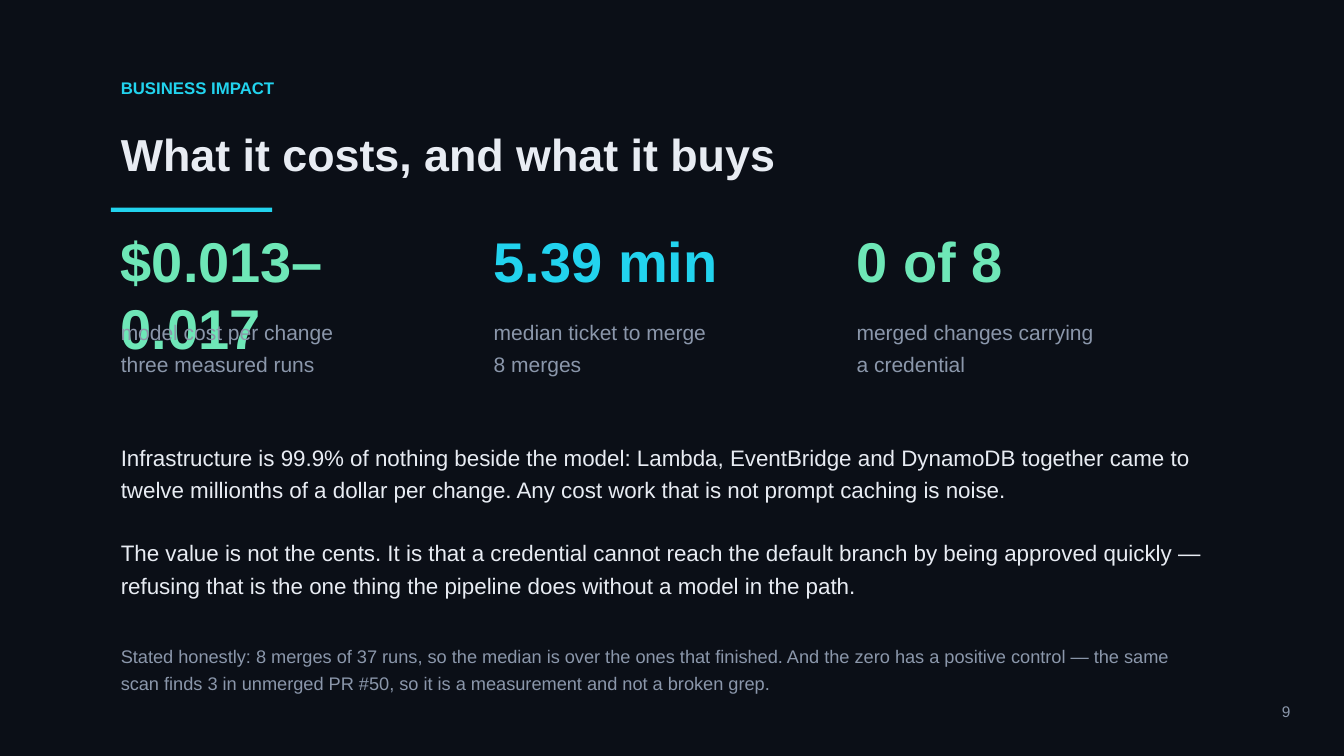
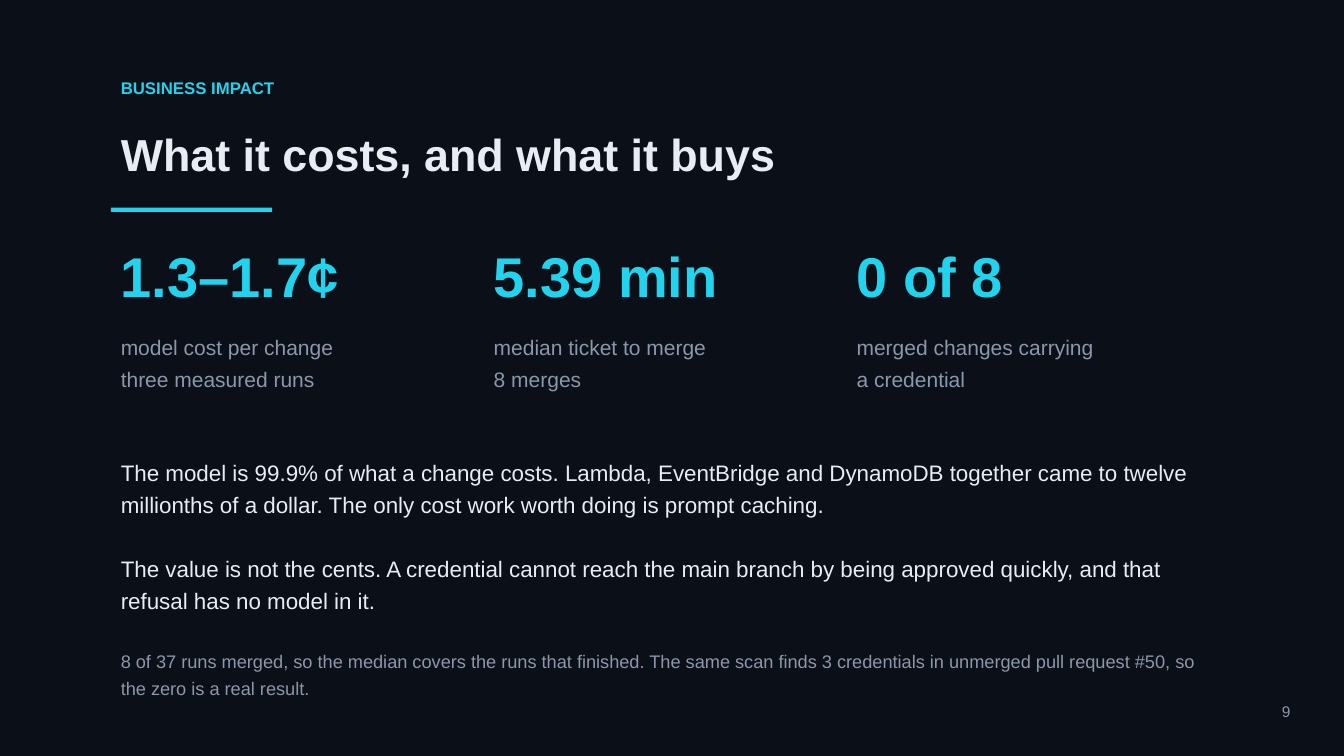
Before and after one commit to mohamedsorour1998/technical-presentations, a slide deck: slide 9 of talks/devops-hackathon-final/pitch/TheAgentOrg-Final.pptx. Drawn at 1344x756 pixels with LibreOffice and Linux fonts; fonts in the diff are those of the drawing. Boxes give left, top, right and bottom in pixels: in the first picture for what was removed or moved away, otherwise in the second. Text is boxed around its words. In the diff, an @@ line names an element or a change of style, - is before the commit and + after.

```diff
--- a/talks/devops-hackathon-final/pitch/TheAgentOrg-Final.pptx
+++ b/talks/devops-hackathon-final/pitch/TheAgentOrg-Final.pptx
@@ text "0 of 8" at (857, 256, 1003, 298): text colour #6EE7B7 to #22D3EE @@
@@ text at (121, 258, 339, 298): text changed; text colour #6EE7B7 to #22D3EE @@
-$0.013–0.017
+1.3–1.7¢
@@ 5 texts: place and size @@
-5 texts at (121, 241, 1094, 376)
+5 texts at (121, 256, 1094, 391)
@@ text at (121, 464, 1187, 518): text changed @@
-Infrastructure is 99.9% of nothing beside the model: Lambda, EventBridge and DynamoDB together came to twelve millionths of a dollar per change. Any cost work that is not prompt caching is noise.
+The model is 99.9% of what a change costs. Lambda, EventBridge and DynamoDB together came to twelve millionths of a dollar. The only cost work worth doing is prompt caching.
@@ text at (121, 560, 1160, 610): text changed @@
-The value is not the cents. It is that a credential cannot reach the default branch by being approved quickly — refusing that is the one thing the pipeline does without a model in the path.
+The value is not the cents. A credential cannot reach the main branch by being approved quickly, and that refusal has no model in it.
@@ text at (121, 655, 1194, 695): text changed @@
-Stated honestly: 8 merges of 37 runs, so the median is over the ones that finished. And the zero has a positive control — the same scan finds 3 in unmerged PR #50, so it is a measurement and not a broken grep.
+8 of 37 runs merged, so the median covers the runs that finished. The same scan finds 3 credentials in unmerged pull request #50, so the zero is a real result.
```
Also in this commit, not shown: 14 other slides changed, 3 other files.
